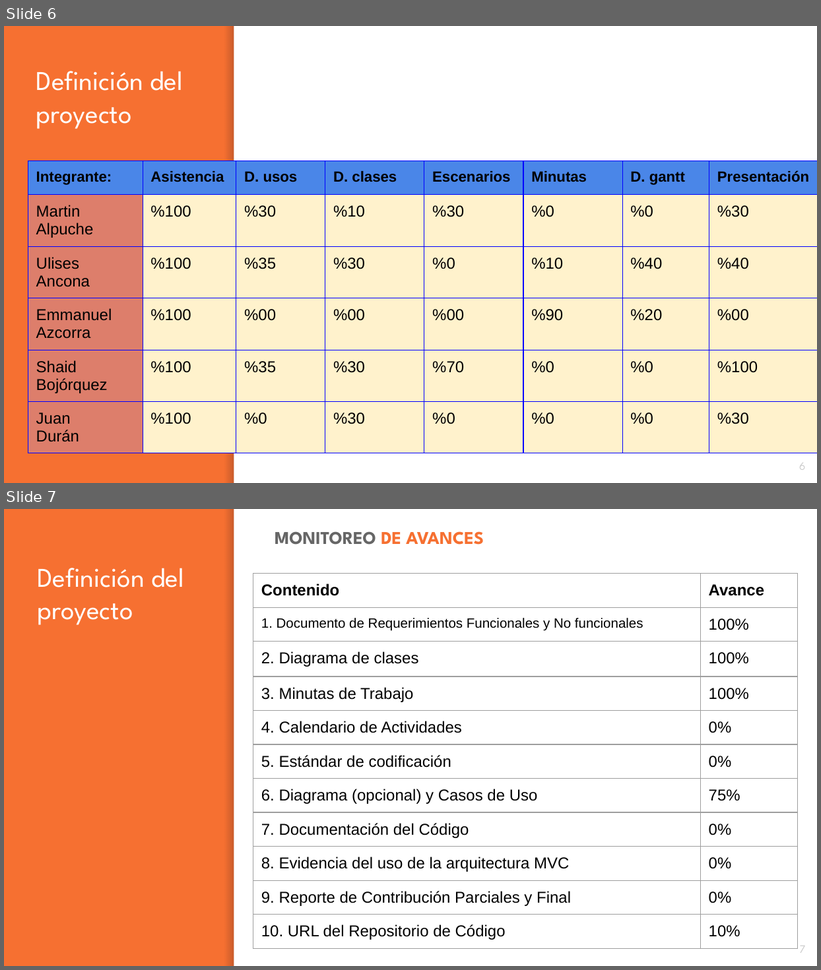
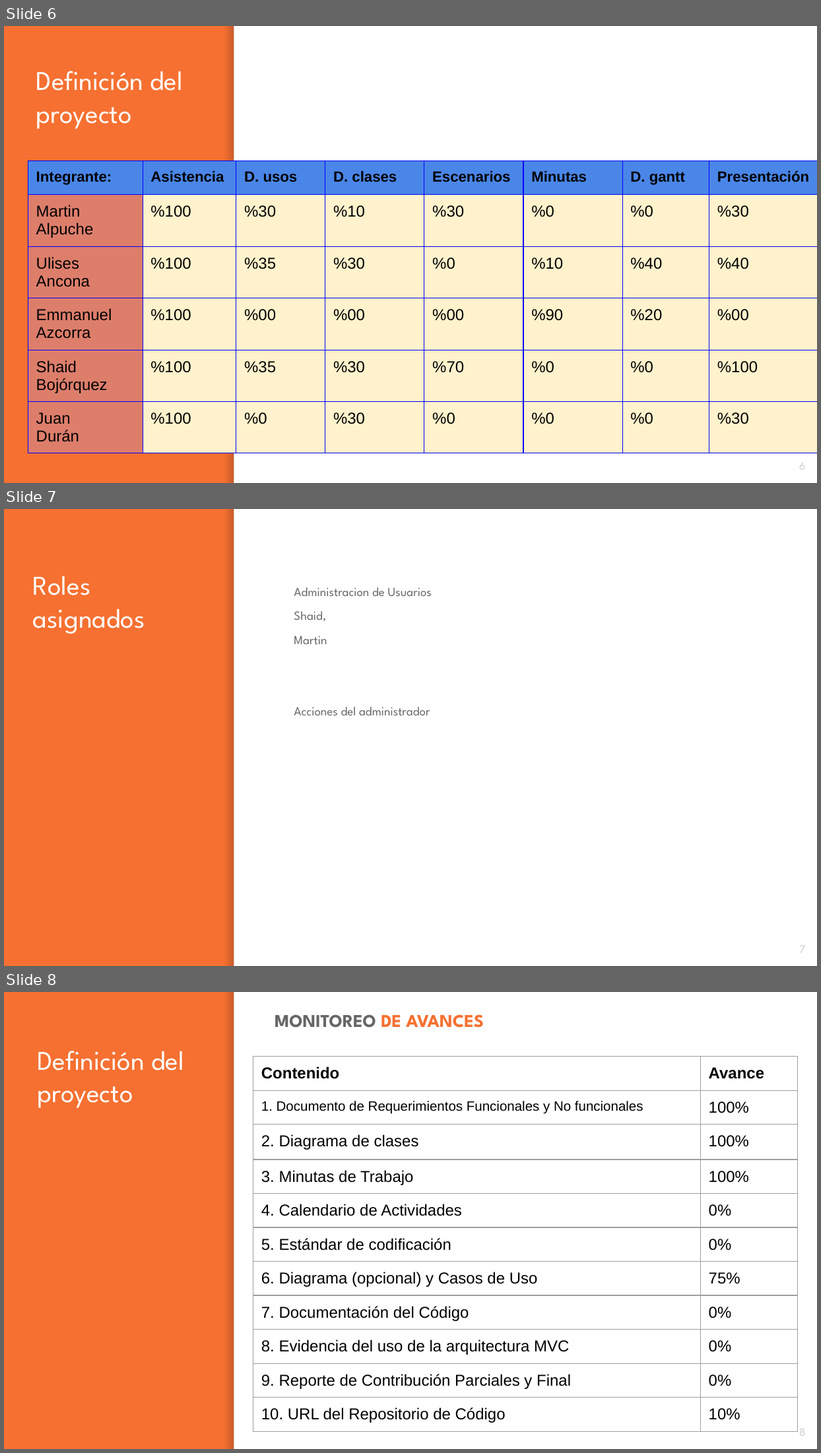
Before and after one commit to uliancona98/TechnoShop, a slide deck: Plan_de_Trabajo/Presentacion.pptx. Shown one above the other, each under a label of ours: slides 6 and 7 before the commit, slides 6, 7 and 8 after it. The pictures are 821x970 and 821x1453 pixels, drawn with LibreOffice and Linux fonts; fonts in the diff are those of the drawing. Boxes give left, top, right and bottom in pixels: in the first picture for what was removed or moved away, otherwise in the second. Text is boxed around its words. In the diff, an @@ line names an element or a change of style, - is before the commit and + after.

```diff
--- a/Plan_de_Trabajo/Presentacion.pptx
+++ b/Plan_de_Trabajo/Presentacion.pptx
@@ slide 7 added at bbox=[4, 509, 817, 966], background #F67031; not listed: 2 template elements that a slide beside it also shows @@
@@ title added at bbox=[33, 576, 145, 634], 24 pt, text #FFFFFF @@
+Roles asignados
@@ text added at bbox=[294, 588, 432, 716], 11 pt, text #666666 @@
+Administracion de Usuarios
+Shaid,
+Martin
+Acciones del administrador
@@ page number added at bbox=[800, 946, 806, 953], 10 pt, text #CCCCCC @@
+7
@@ what was slide 7 is now slide 8 @@
@@ page number at bbox=[799, 1429, 805, 1436]: text changed @@
-7
+8
```
Also in this commit, not shown: 5 other files.
